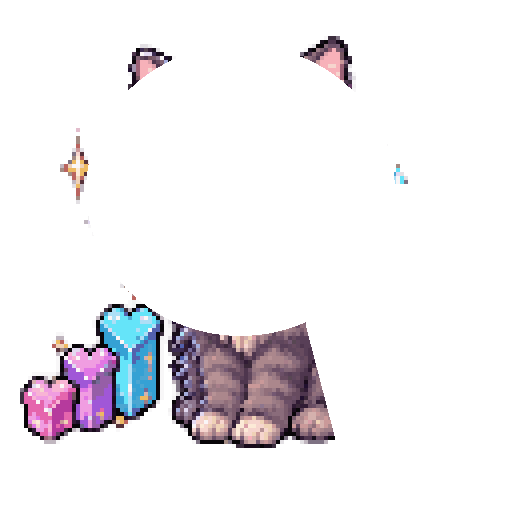
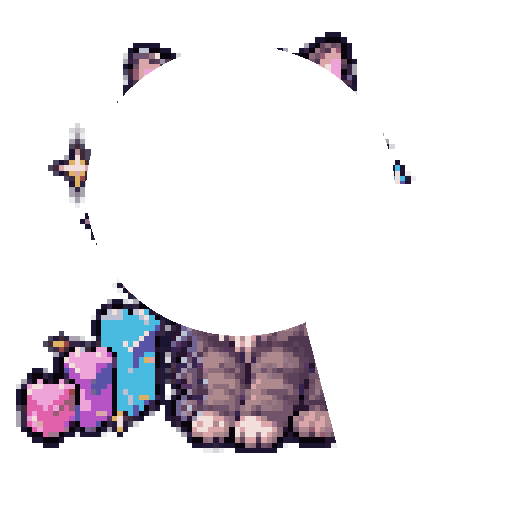
Revision of a layered w=512, h=512 image; what changed, layer by layer:
painted on "head" over [86, 48, 395, 336]
painted on "tail" over [306, 328, 338, 448]
